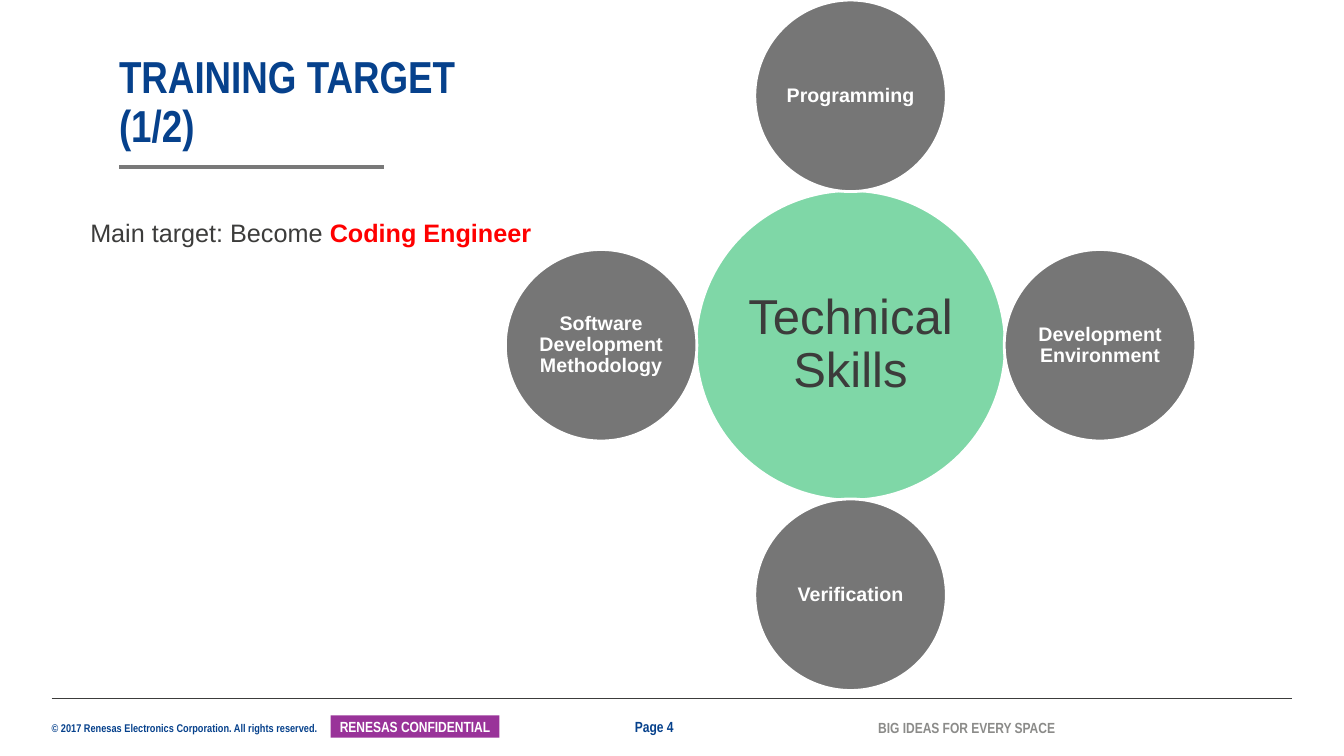
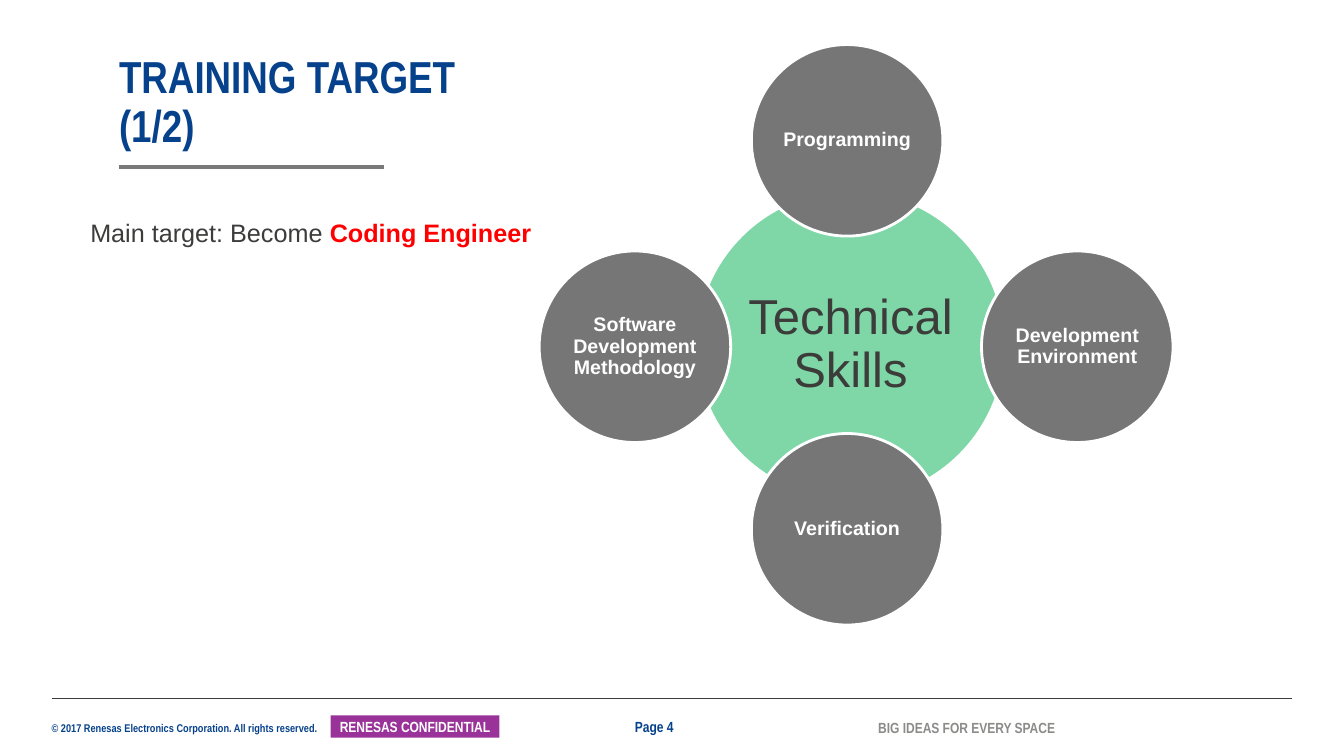
Before and after one commit to tranchikha/myapplication, a slide deck: slide 4 of LAST_TERM/2042_TranChiKha_ISS_MentorMentee_26G.pptx. Drawn at 1344x756 pixels with LibreOffice and Linux fonts; fonts in the diff are those of the drawing; background and template pictures are left out. Boxes give left, top, right and bottom in pixels: in the first picture for what was removed or moved away, otherwise in the second. Text is boxed around its words. In the diff, an @@ line names an element or a change of style, - is before the commit and + after.

```diff
--- a/LAST_TERM/2042_TranChiKha_ISS_MentorMentee_26G.pptx
+++ b/LAST_TERM/2042_TranChiKha_ISS_MentorMentee_26G.pptx
@@ ellipse: place and size @@
-ellipse at box(755, 0, 947, 192)
+ellipse at box(751, 44, 943, 236)
@@ text "Programming": place and size @@
-text "Programming" at box(787, 88, 915, 106)
+text "Programming" at box(783, 132, 911, 150)
@@ ellipse: place and size @@
-ellipse at box(505, 250, 697, 442)
+ellipse at box(539, 251, 731, 443)
@@ ellipse: place and size @@
-ellipse at box(1004, 250, 1196, 442)
+ellipse at box(982, 251, 1174, 443)
@@ text "Software Development Methodology": place and size @@
-text "Software Development Methodology" at box(539, 316, 662, 376)
+text "Software Development Methodology" at box(573, 317, 696, 378)
@@ text "Development Environment": place and size @@
-text "Development Environment" at box(1038, 327, 1161, 362)
+text "Development Environment" at box(1016, 328, 1139, 363)
@@ ellipse: place and size @@
-ellipse at box(755, 499, 947, 691)
+ellipse at box(751, 434, 943, 625)
@@ text "Verification": place and size @@
-text "Verification" at box(798, 587, 904, 601)
+text "Verification" at box(794, 521, 900, 535)
```
Also in this commit, not shown: 6 other slides changed.
